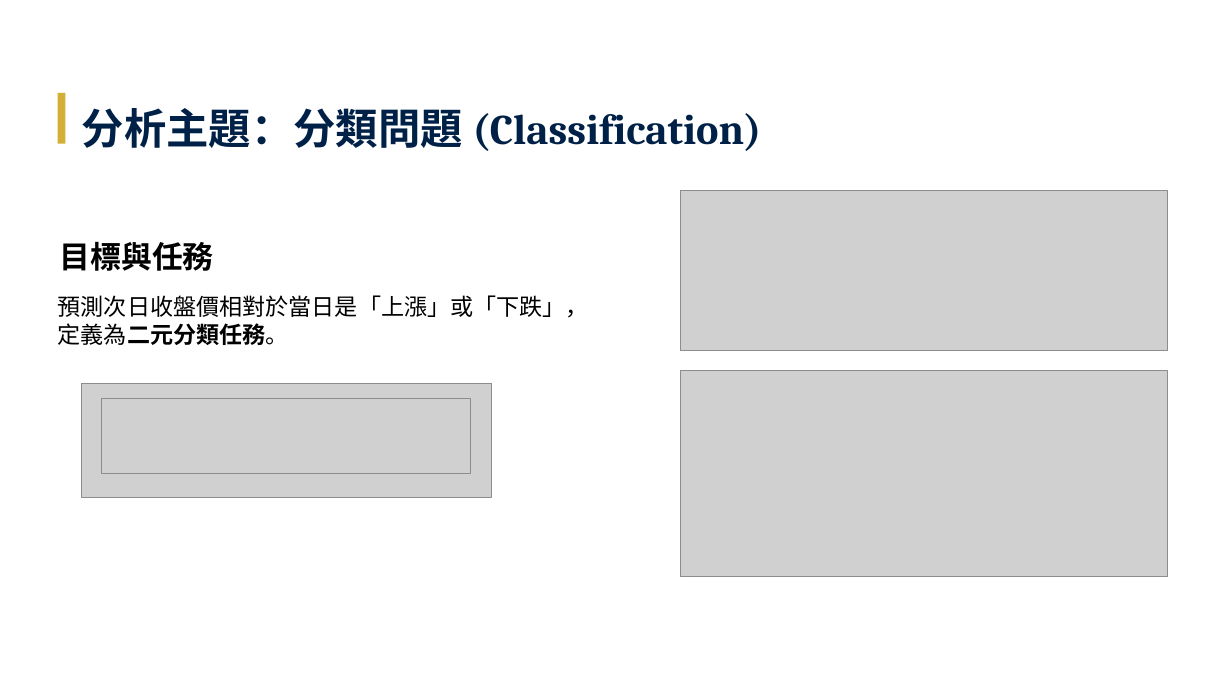
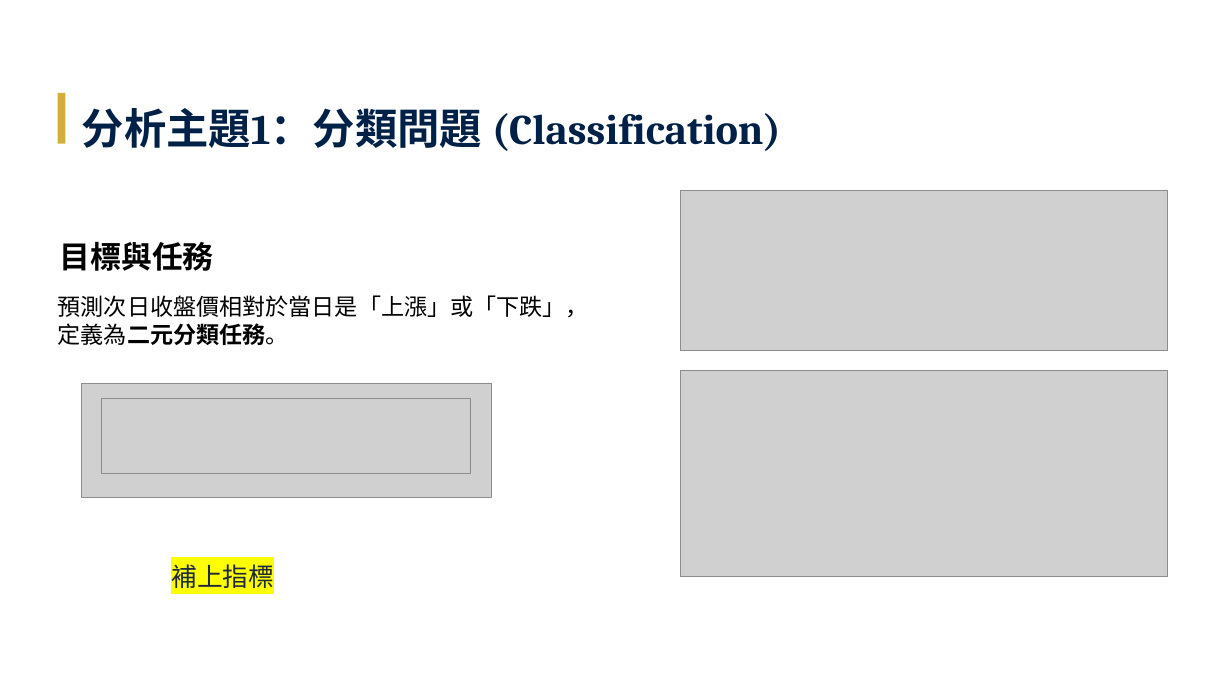
Before and after one commit to Tzu-Lin/ETF-AI-Project, a slide deck: slide 5 of 林子瑜-LLM_ETF.pptx. Drawn at 1232x693 pixels with LibreOffice and Linux fonts; fonts in the diff are those of the drawing; grey boxes stand for pictures. Boxes give left, top, right and bottom in pixels: in the first picture for what was removed or moved away, otherwise in the second. Text is boxed around its words. In the diff, an @@ line names an element or a change of style, - is before the commit and + after.

```diff
--- a/林子瑜-LLM_ETF.pptx
+++ b/林子瑜-LLM_ETF.pptx
@@ text at (82,108,781,151): text changed @@
-分析主題：分類問題 (Classification)
+分析主題1：分類問題 (Classification)
@@ text added at (171,564,274,588), 20 pt, text #1E293B @@
+補上指標
```
Also in this commit, not shown: 9 other slides changed, 3 slides added.
